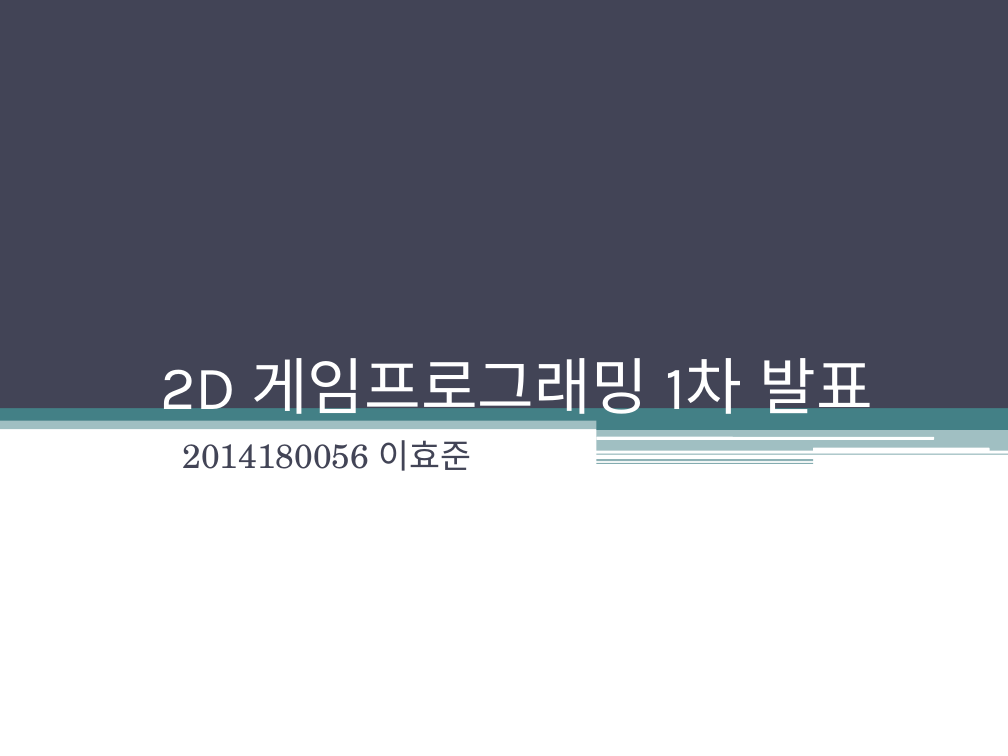
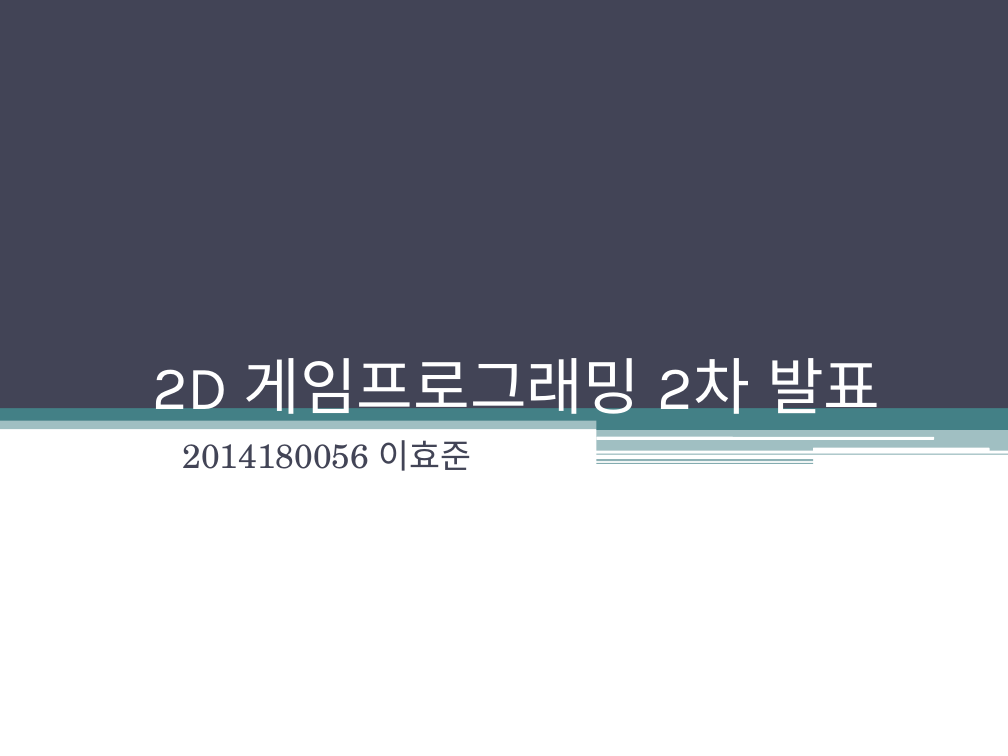
Before and after one commit to u7i333/2DGP, a slide deck: slide 1 of 2dgp project/ppt/2014180056 2DGP 2차발표.pptx. Drawn at 1008x756 pixels with LibreOffice and Linux fonts; fonts in the diff are those of the drawing. Boxes give left, top, right and bottom in pixels: in the first picture for what was removed or moved away, otherwise in the second. Text is boxed around its words. In the diff, an @@ line names an element or a change of style, - is before the commit and + after.

Commit message:
2dgp-project
ppt 오타 수정

```diff
--- a/2dgp project/ppt/2014180056 2DGP 2차발표.pptx
+++ b/2dgp project/ppt/2014180056 2DGP 2차발표.pptx
@@ title at bbox=[152, 358, 880, 425]: text changed @@
-2D 게임프로그래밍 1차 발표
+2D 게임프로그래밍 2차 발표
```
